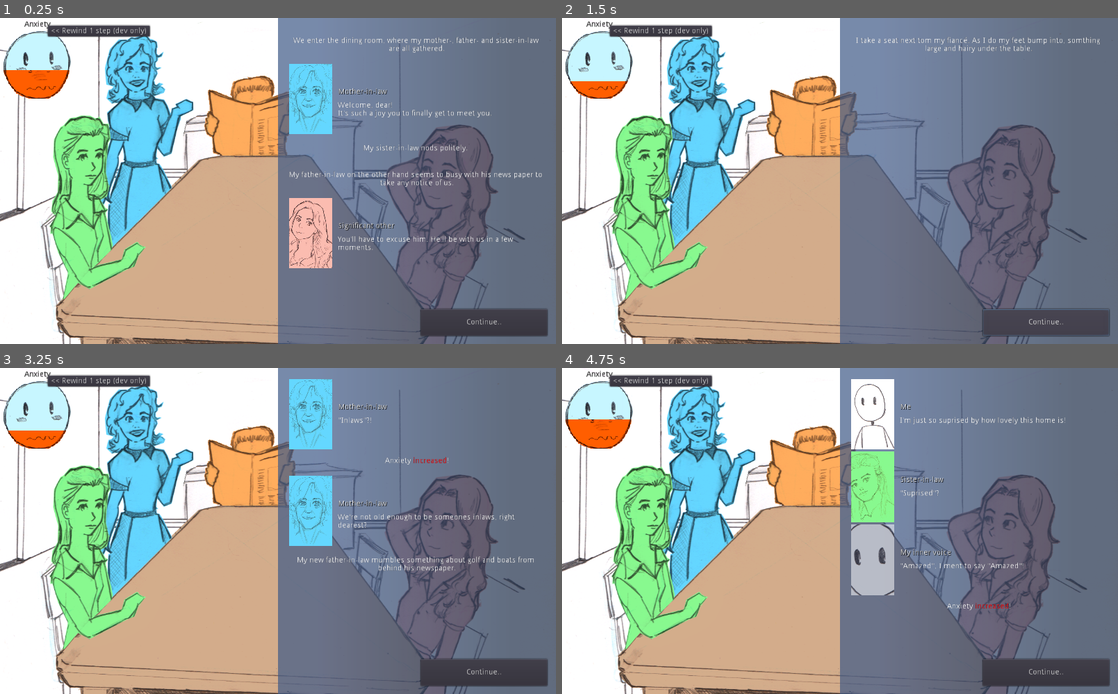
Above: before the commit, frames 1-4 (two rows, left to right).
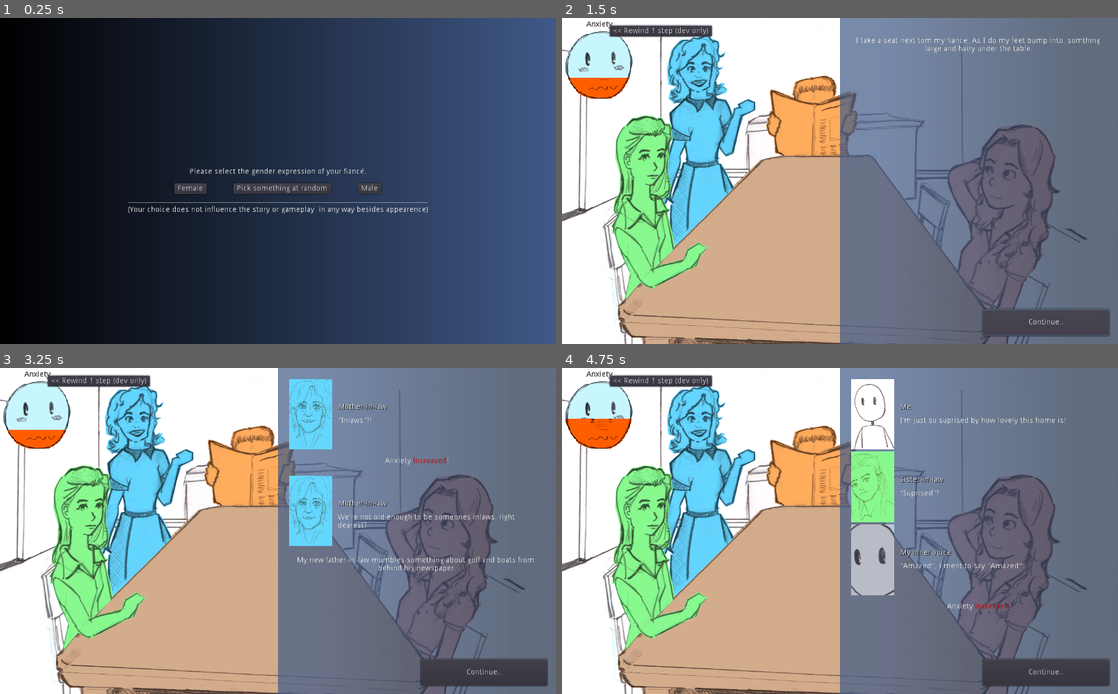
Above: after the commit, the same moments.

Repository: jordgubben/gw24-fam-andersson
Game: Godot game, scene res://Intro.tscn
Two runs of this game, one before a commit and one after it. Both use one fixed random seed, a clock stepped at 60 frames per second and the inputs below. Before the commit the project starts from res://FamilyDinner.tscn. The engine's default icon, where the game draws it, is replaced by a stand-in: a white triangle on a blue panel in a dark square.
Inputs (mouse positions are in pixels of both pictures, inside the frame that each line leads up to):
- Up to frame 1 (0.25 s): no input
- Up to frame 2 (1.5 s): click (751, 187) at 0.5 s, where only the run after the commit has a clickable "Female"; click "Continue.." at 1.25 s
- Up to frame 3 (3.25 s): click "Continue.." at 2 s; click "It's great to finally meet my…" at 2.75 s
- Up to frame 4 (4.75 s): click "<< Rewind 1 step (dev only)" at 3.5 s; click "I've been so looking forward …" at 4.25 s

The runs differ from the first frame. In frame 1, 99% of the frame differs, in the area x 0-100%, y 0-100%; in frame 2, 0.1%; in frame 3, less than 0.1%; in frame 4, less than 0.1%.

Commit message:
Intro with GF/BF selector
Star game by letting the player select their SOs gender expression

Diff:
--- a/FamilyDinner.gd
+++ b/FamilyDinner.gd
@@ -217,12 +217,12 @@
 func _ready():
 	$ui/anxiety_bar.target = anxiety
 
-	# Set gender expression of SO at random
-	randomize()
-	if randi() % 2 == 0:
+	# Configute SO appearence
+	var so_ge = settings.so_gender_expression
+	if so_ge == "grl":
 		$dining_room/occupants/significant_other.speaker_portrait = load("res://people/so_f_port.png")
 		$dining_room/occupants/significant_other.texture = load("res://people/so_f_sitting_in_dining_room.png")
-	else:
+	else: #(if so_ge == "boi")
 		$dining_room/occupants/significant_other.speaker_portrait = load("res://people/so_m_port.png")
 		$dining_room/occupants/significant_other.texture = load("res://people/so_m_sitting_in_dining_room.png")
 
--- /dev/null
+++ b/Intro.gd
@@ -0,0 +1,13 @@
+extends Control
+
+
+
+func _on_ge_btn_pressed(ge):
+	# Determine gender expression randomly
+	if ge == "rnd":
+		randomize()
+		ge = "grl" if randi() % 2 == 0 else "boi"
+
+	prints("Gender expression set to:", ge)
+	settings.so_gender_expression = ge
+	self.get_tree().change_scene("res://FamilyDinner.tscn")
--- /dev/null
+++ b/Intro.tscn
@@ -0,0 +1,105 @@
+[gd_scene load_steps=4 format=2]
+
+[ext_resource path="res://Intro.gd" type="Script" id=1]
+
+[sub_resource type="Gradient" id=1]
+colors = PoolColorArray( 0, 0, 0, 1, 0.25098, 0.34902, 0.529412, 1 )
+
+[sub_resource type="GradientTexture" id=2]
+gradient = SubResource( 1 )
+width = 1024
+
+[node name="Control" type="Control"]
+anchor_right = 1.0
+anchor_bottom = 1.0
+script = ExtResource( 1 )
+__meta__ = {
+"_edit_use_anchors_": false
+}
+
+[node name="bg" type="TextureRect" parent="."]
+anchor_right = 1.0
+anchor_bottom = 1.0
+texture = SubResource( 2 )
+stretch_mode = 2
+__meta__ = {
+"_edit_use_anchors_": false
+}
+
+[node name="VBoxContainer" type="VBoxContainer" parent="."]
+anchor_left = 0.5
+anchor_top = 0.5
+anchor_right = 0.5
+anchor_bottom = 0.5
+margin_left = -277.0
+margin_top = -24.0
+margin_right = 277.0
+margin_bottom = 49.0
+__meta__ = {
+"_edit_use_anchors_": false
+}
+
+[node name="prompt" type="Label" parent="VBoxContainer"]
+margin_right = 554.0
+margin_bottom = 14.0
+text = "Please select the gender expression of your fiancé."
+align = 1
+__meta__ = {
+"_edit_use_anchors_": false
+}
+
+[node name="MarginContainer" type="MarginContainer" parent="VBoxContainer"]
+margin_top = 18.0
+margin_right = 554.0
+margin_bottom = 58.0
+custom_constants/margin_top = 10
+custom_constants/margin_bottom = 10
+__meta__ = {
+"_edit_use_anchors_": false
+}
+
+[node name="HBoxContainer" type="HBoxContainer" parent="VBoxContainer/MarginContainer"]
+margin_top = 10.0
+margin_right = 554.0
+margin_bottom = 30.0
+custom_constants/separation = 50
+alignment = 1
+
+[node name="female_btn" type="Button" parent="VBoxContainer/MarginContainer/HBoxContainer"]
+margin_left = 86.0
+margin_right = 145.0
+margin_bottom = 20.0
+text = "Female"
+
+[node name="rnd_gen_btn" type="Button" parent="VBoxContainer/MarginContainer/HBoxContainer"]
+margin_left = 195.0
+margin_right = 374.0
+margin_bottom = 20.0
+text = "Pick something at random"
+
+[node name="male_btn" type="Button" parent="VBoxContainer/MarginContainer/HBoxContainer"]
+margin_left = 424.0
+margin_right = 467.0
+margin_bottom = 20.0
+text = "Male"
+
+[node name="HSeparator" type="HSeparator" parent="VBoxContainer"]
+margin_top = 62.0
+margin_right = 554.0
+margin_bottom = 66.0
+__meta__ = {
+"_edit_use_anchors_": false
+}
+
+[node name="clarification" type="Label" parent="VBoxContainer"]
+margin_top = 70.0
+margin_right = 554.0
+margin_bottom = 84.0
+text = "(Your choice does not influence the story or gameplay  in any way besides appearence)"
+align = 1
+__meta__ = {
+"_edit_use_anchors_": false
+}
+[connection signal="pressed" from="VBoxContainer/MarginContainer/HBoxContainer/female_btn" to="." method="_on_ge_btn_pressed" binds= [ "grl" ]]
+[connection signal="pressed" from="VBoxContainer/MarginContainer/HBoxContainer/rnd_gen_btn" to="." method="_on_ge_btn_pressed" binds= [ "rnd" ]]
+[connection signal="pressed" from="VBoxContainer/MarginContainer/HBoxContainer/male_btn" to="." method="_on_ge_btn_pressed" binds= [ "boi" ]]
--- /dev/null
+++ b/Settings.gd
@@ -0,0 +1,4 @@
+extends Node
+
+# Options: "boi", "grl", "rnd"
+var so_gender_expression = "rnd"
--- a/project.godot
+++ b/project.godot
@@ -16,8 +16,12 @@
 [application]
 
 config/name="Meeting Fam. Andersson (GW #24)"
-run/main_scene="res://FamilyDinner.tscn"
+run/main_scene="res://Intro.tscn"
 config/icon="res://icon.png"
+
+[autoload]
+
+settings="*res://Settings.gd"
 
 [display]
 
